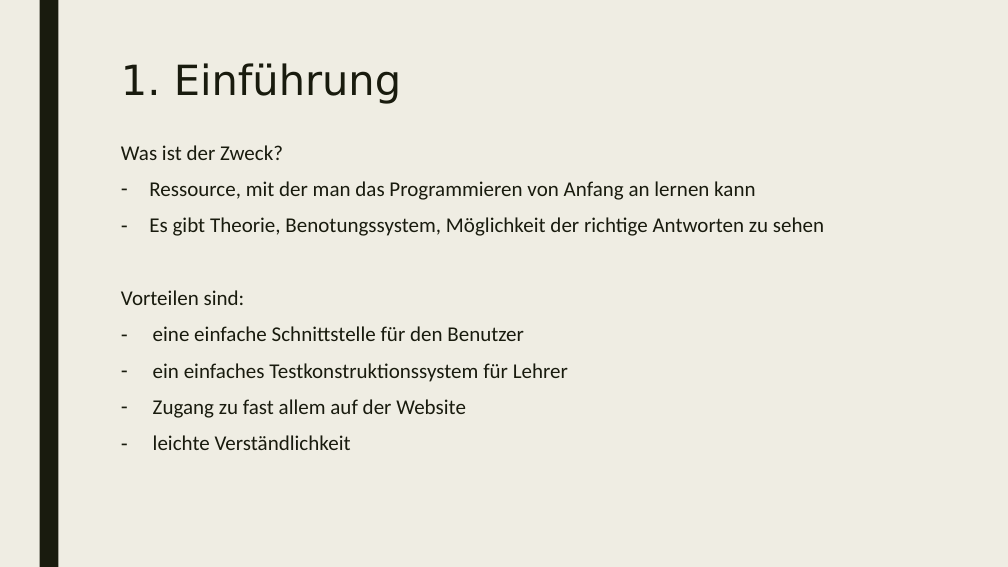
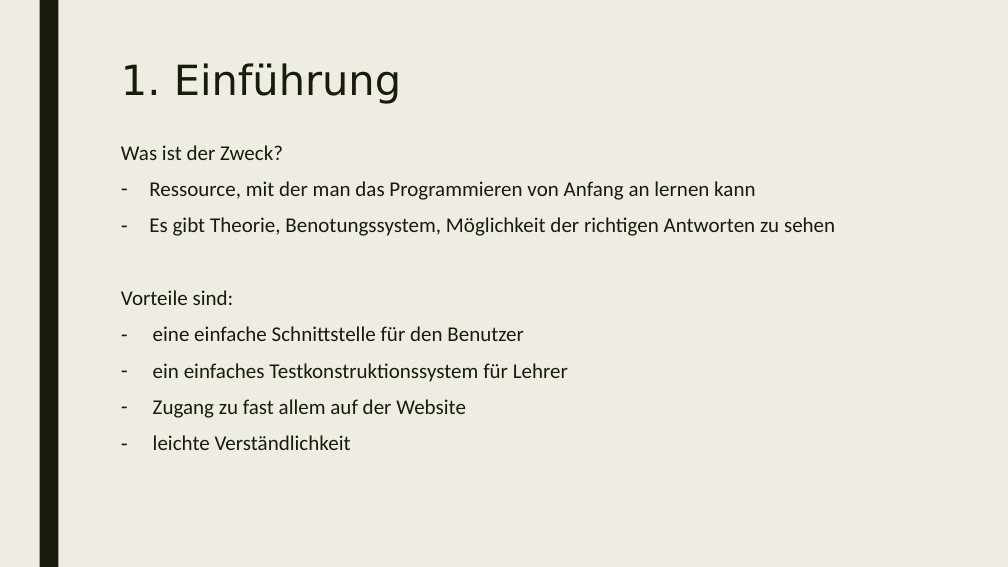
Before and after one commit to ZhannaBelloni/JavaStar, a slide deck: slide 3 of Praktikum_Anwendungssystem.pptx. Drawn at 1008x567 pixels with LibreOffice and Linux fonts; fonts in the diff are those of the drawing. Boxes give left, top, right and bottom in pixels: in the first picture for what was removed or moved away, otherwise in the second. Text is boxed around its words. In the diff, an @@ line names an element or a change of style, - is before the commit and + after.

```diff
--- a/Praktikum_Anwendungssystem.pptx
+++ b/Praktikum_Anwendungssystem.pptx
@@ text at [121,217,835,305]: text changed @@
-– Es gibt Theorie, Benotungssystem, Möglichkeit der richtige Antworten zu sehen
-Vorteilen sind:
+– Es gibt Theorie, Benotungssystem, Möglichkeit der richtigen Antworten zu sehen
+Vorteile sind:
```
Also in this commit, not shown: 1 other slide changed, 2 other files.
